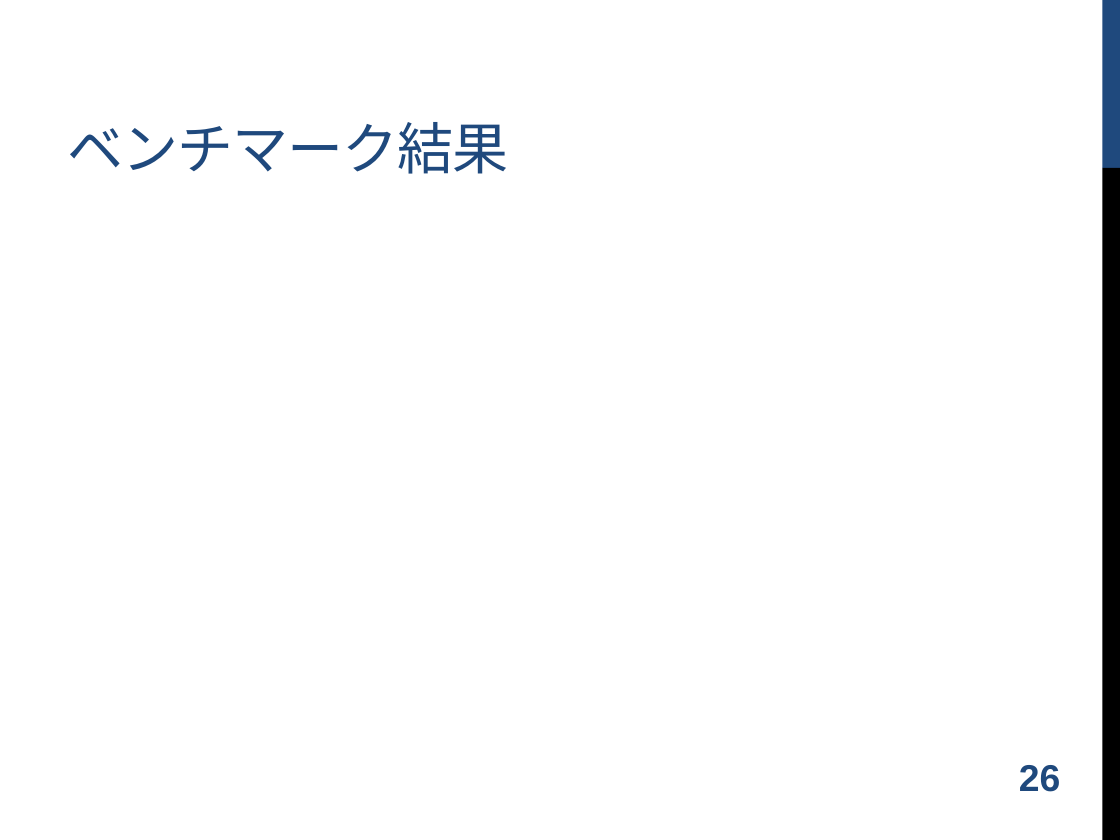
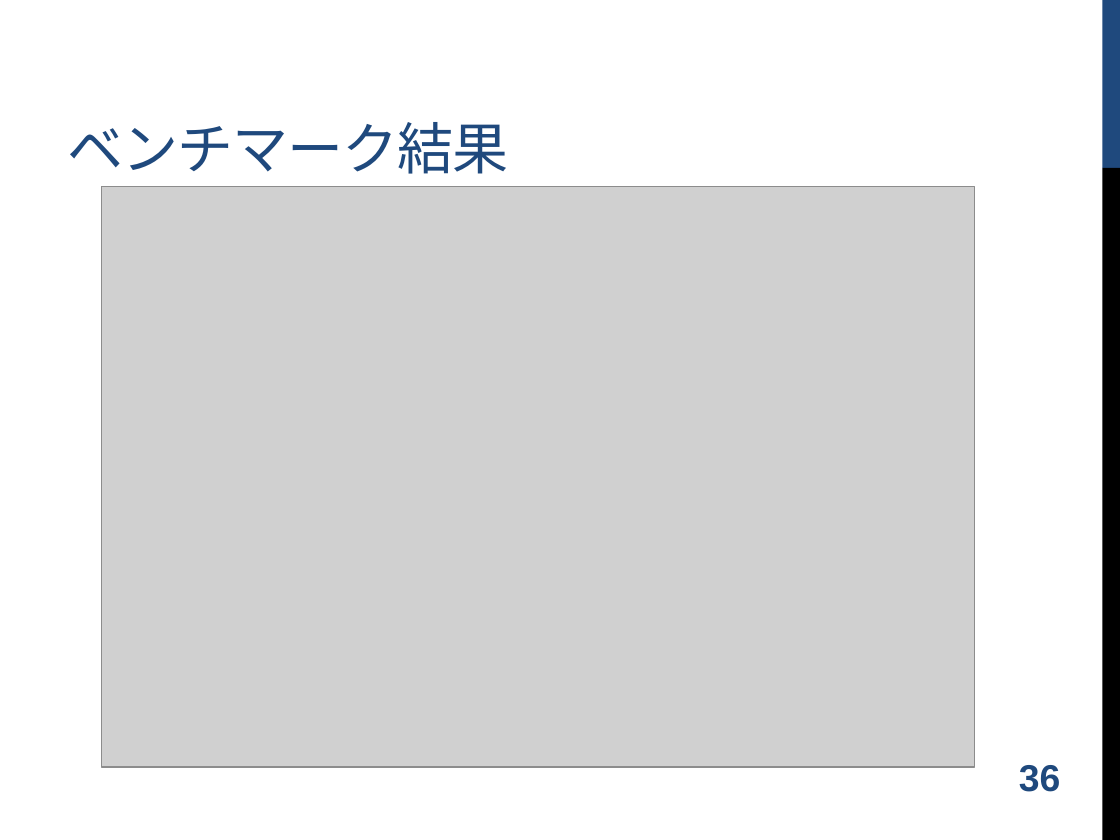
Before and after one commit to shugo/DCW2016, a slide deck: slide 37 of ruby_data_analysis.pptx (slide 27 before the commit). Drawn at 1120x840 pixels with LibreOffice and Linux fonts; fonts in the diff are those of the drawing; grey boxes stand for pictures; background and template pictures are left out. Boxes give left, top, right and bottom in pixels: in the first picture for what was removed or moved away, otherwise in the second. Text is boxed around its words. In the diff, an @@ line names an element or a change of style, - is before the commit and + after.

```diff
--- a/ruby_data_analysis.pptx
+++ b/ruby_data_analysis.pptx
@@ picture added at (102,186,976,767) @@
@@ page number at (1019,765,1060,792): text changed @@
-26
+36
```
Also in this commit, not shown: 3 other slides changed, 1 slide removed.
